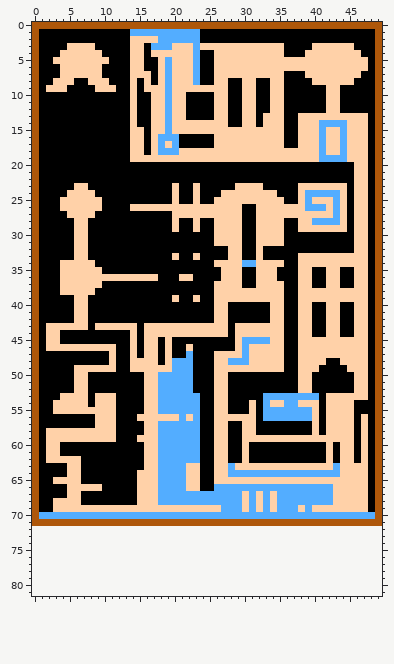
Edited in one commit: pixel-art file (assets/aseprite/map.aseprite). Above, as it was before the edit.
50x72 pixels, 1 frame. The old version is drawn lined up with the new one, on the new canvas.
And afterwards:
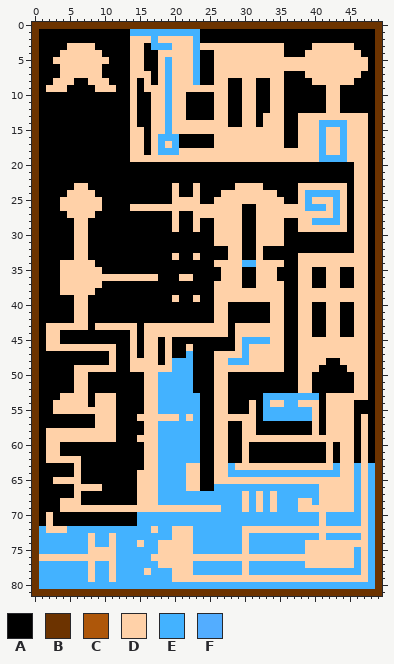
Palette (. is transparent): A #000000  B #6c3300  C #ae570a  D #ffd1a8  E #43b2ff  F #53adff
The exact change:
canvas 50x72 -> 50x82
y 0: x 0..49 CCCCCCCCCCCCCCCCCCCCCCCCCCCCCCCCCCCCCCCCCCCCCCCCCC -> BBBBBBBBBBBBBBBBBBBBBBBBBBBBBBBBBBBBBBBBBBBBBBBBBB
y 1: x 0 C -> B; x 14..23 FFFFFFFFFF -> EEEEEEEEEE; x 49 C -> B
y 2: x 0 C -> B; x 17..23 DFFFFFF -> EDDDDDE; x 49 C -> B
y 3: x 0 C -> B; x 17..19 FFF -> EEE; x 23 F -> E; x 49 C -> B
y 4: x 0 C -> B; x 17 D -> A; x 23 F -> E; x 49 C -> B
y 5..8: x 0 C -> B; x 19 F -> E; x 23 F -> E; x 49 C -> B
y 9..13: x 0 C -> B; x 19 F -> E; x 49 C -> B
y 14: x 0 C -> B; x 19 F -> E; x 41..44 FFFF -> EEEE; x 49 C -> B
y 15: x 0 C -> B; x 19 F -> E; x 41 F -> E; x 44 F -> E; x 49 C -> B
y 16: x 0 C -> B; x 18..20 FFF -> EEE; x 41 F -> E; x 44 F -> E; x 49 C -> B
y 17: x 0 C -> B; x 18 F -> E; x 20 F -> E; x 41 F -> E; x 44 F -> E; x 49 C -> B
y 18: x 0 C -> B; x 18..20 FFF -> EEE; x 41 F -> E; x 44 F -> E; x 49 C -> B
y 19: x 0 C -> B; x 41..44 FFFF -> EEEE; x 49 C -> B
y 20..23: x 0 C -> B; x 49 C -> B
y 24: x 0 C -> B; x 39..43 FFFFF -> EEEEE; x 49 C -> B
y 25: x 0 C -> B; x 21..22 AA -> DD; x 39 F -> E; x 43 F -> E; x 49 C -> B
y 26: x 0 C -> B; x 39..41 FFF -> EEE; x 43 F -> E; x 49 C -> B
y 27: x 0 C -> B; x 21..22 DD -> AA; x 43 F -> E; x 49 C -> B
y 28: x 0 C -> B; x 40..43 FFFF -> EEEE; x 49 C -> B
y 29..33: x 0 C -> B; x 49 C -> B
y 34: x 0 C -> B; x 30..31 FF -> EE; x 49 C -> B
y 35..44: x 0 C -> B; x 49 C -> B
y 45: x 0 C -> B; x 30..33 FFFF -> EEEE; x 49 C -> B
y 46: x 0 C -> B; x 30 F -> E; x 49 C -> B
y 47: x 0 C -> B; x 22 F -> E; x 30 F -> E; x 49 C -> B
y 48: x 0 C -> B; x 20..22 FFF -> EEE; x 28..30 FFF -> EEE; x 49 C -> B
y 49: x 0 C -> B; x 20..22 FFF -> EEE; x 49 C -> B
y 50..52: x 0 C -> B; x 18..22 FFFFF -> EEEEE; x 49 C -> B
y 53: x 0 C -> B; x 18..23 FFFFFF -> EEEEEE; x 33..40 FFFFFFFF -> EEEEEEEE; x 49 C -> B
y 54: x 0 C -> B; x 18..23 FFFFFF -> EEEEEE; x 33 F -> E; x 36..37 FF -> EE; x 49 C -> B
y 55: x 0 C -> B; x 18..23 FFFFFF -> EEEEEE; x 33..39 FFFFFFF -> EEEEEEE; x 49 C -> B
y 56: x 0 C -> B; x 21 F -> E; x 23 F -> E; x 33..39 FFFFFFF -> EEEEEEE; x 49 C -> B
y 57..62: x 0 C -> B; x 18..23 FFFFFF -> EEEEEE; x 49 C -> B
y 63: x 0 C -> B; x 5 D -> A; x 18..21 FFFF -> EEEE; x 28 F -> E; x 43 F -> E; x 46 D -> E; x 48..49 AC -> EB
y 64: x 0 C -> B; x 5 D -> A; x 18..21 FFFF -> EEEE; x 28..43 FFFFFFFFFFFFFFFF -> EEEEEEEEEEEEEEEE; x 46 D -> E; x 48..49 AC -> EB
y 65: x 0 C -> B; x 18..21 FFFF -> EEEE; x 46 D -> E; x 48..49 AC -> EB
y 66: x 0 C -> B; x 5 D -> A; x 18..21 FFFF -> EEEE; x 26..42 FFFFFFFFFFFFFFFFF -> EEEEEEEEEEEEEEEDD; x 46 D -> E; x 48..49 AC -> EB
y 67: x 0 C -> B; x 5 D -> A; x 18..29 FFFFFFFFFFFF -> EEEEEEEEEEEE; x 31 F -> E; x 33 F -> E; x 35..42 FFFFFFFF -> EEEEEEDD; x 46 D -> E; x 48..49 AC -> EB
y 68: x 0 C -> B; x 3 D -> A; x 18..29 FFFFFFFFFFFF -> EEEEEEEEEEEE; x 31 F -> E; x 33 F -> E; x 35..42 FFFFFFFF -> EEEDDEDD; x 46 D -> E; x 48..49 AC -> EB
y 69: x 0 C -> B; x 3 D -> A; x 27..29 FFF -> EEE; x 31 F -> E; x 33 F -> E; x 35..37 FFF -> EEE; x 39 F -> D; x 46 D -> E; x 48..49 AC -> EB
y 70: x 0..49 CFFFFFFFFFFFFFFFFFFFFFFFFFFFFFFFFFFFFFFFFFFFFFFFFC -> BADAAAAAAAAAAAAEEEEEEEEEEEEEEEEEEEEEEEEEEDEEEEEDEB
y 71: x 0..49 CCCCCCCCCCCCCCCCCCCCCCCCCCCCCCCCCCCCCCCCCCCCCCCCCC -> BADAAAAAAAAAAAAEEEEEEEEEEEEEEEEEEEEEEEEEEDEEEEEDEB
y 72: x 0..49 .................................................. -> BEDDDEEEEEEEEEEEEDEEDDDEEEEEEEDDDDDDDDDDDDDDDDDDEB
y 73: x 0..49 .................................................. -> BEEEEEEEDEEDEEEEEEEEDDDEEEEEEEDEEEEEEEEEEDEEEEEDEB
y 74: x 0..49 .................................................. -> BEEEEEEEDEEDEEEDEEDDDDDEEEEEEEDEEEEEEEEDDDDDDDDDEB
y 75: x 0..49 .................................................. -> BEEEEEEEDDDDEEEEEEDDDDDEEEEEEEDEEEEEEEEDDDDDDDEDEB
y 76: x 0..49 .................................................. -> BDDDDDDDDDDDEEEEEDDDDDDDDDDDDDDDDDDDDDDDDDDDDDEDEB
y 77: x 0..49 .................................................. -> BEEEEEEEDEEDEEEEEEDDDDDEEEEEEEDEEEEEEEEDDDDDDDEDEB
y 78: x 0..49 .................................................. -> BEEEEEEEDEEDEEEEDEEEDDDEEEEEEEDEEEEEEEEEEEEEEEEDEB
y 79: x 0..49 .................................................. -> BEEEEEEEDEEDEEEEEEEEDDDDDDDDDDDDDDDDDDDDDDDDDDDDEB
y 80: x 0..49 .................................................. -> BEEEEEEEEEEEEEEEEEEEEEEEEEEEEEEEEEEEEEEEEEEEEEEEEB
y 81: x 0..49 .................................................. -> BBBBBBBBBBBBBBBBBBBBBBBBBBBBBBBBBBBBBBBBBBBBBBBBBB
Changed places in both pictures, as pixel boxes (x1, y1, x2, y2):
changed: (32, 22, 382, 596)
